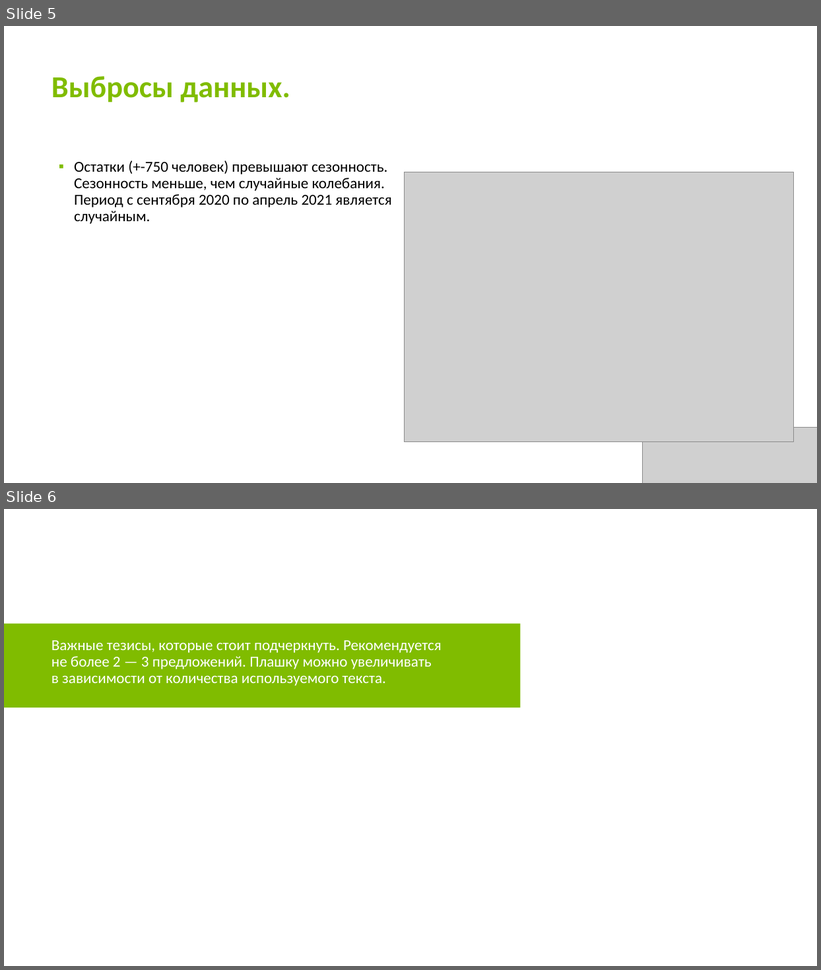
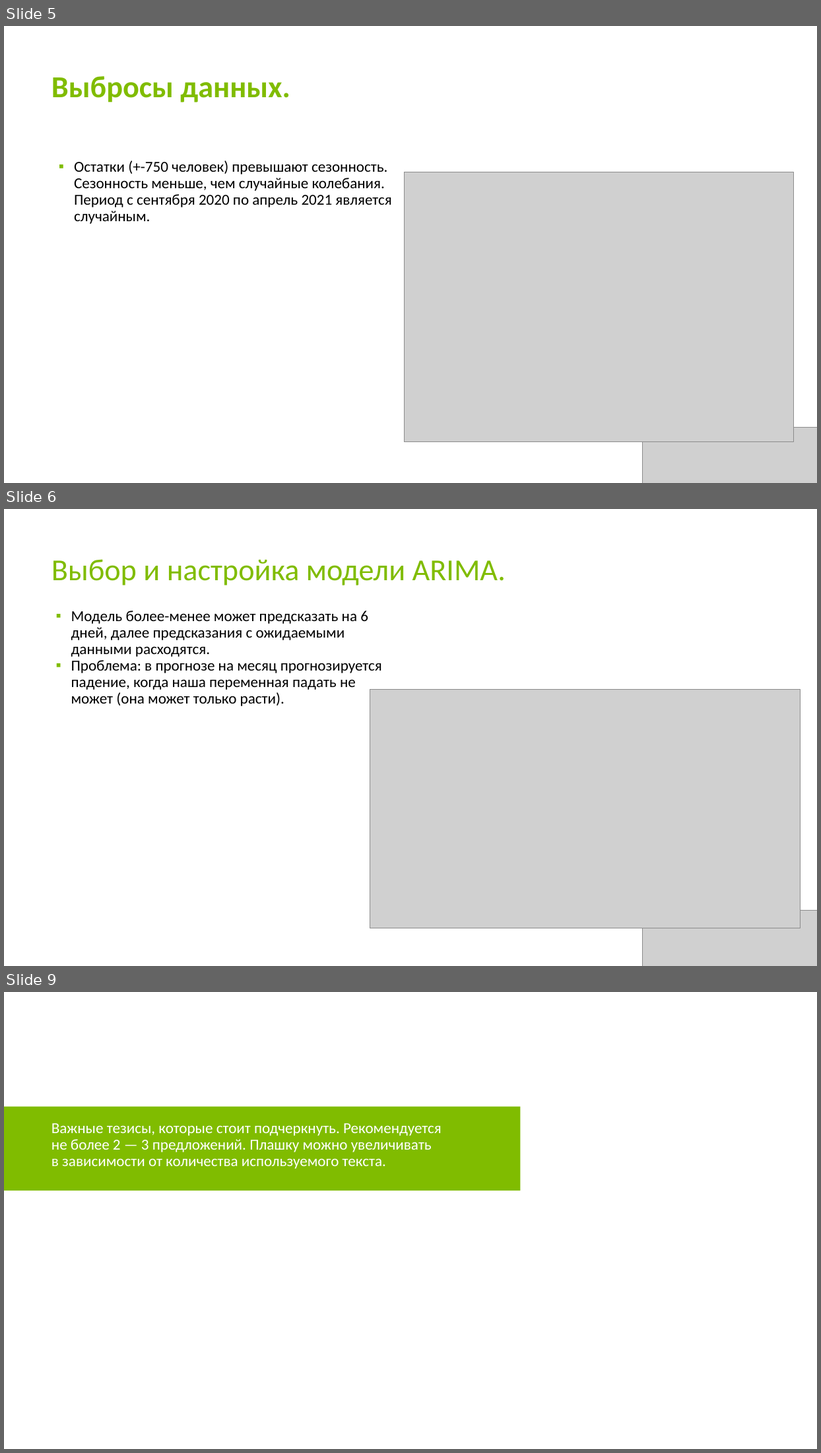
Before and after one commit to KseniyaSilenkova/-Final_examination_Switzerland, a slide deck: Презентация.pptx. Shown one above the other, each under a label of ours: slides 5 and 6 before the commit, slides 5, 6 and 9 after it; the slides between them are not shown. The pictures are 821x970 and 821x1453 pixels, drawn with LibreOffice and Linux fonts; fonts in the diff are those of the drawing; grey boxes stand for pictures. Boxes give left, top, right and bottom in pixels: in the first picture for what was removed or moved away, otherwise in the second. Text is boxed around its words. In the diff, an @@ line names an element or a change of style, - is before the commit and + after.

```diff
--- a/Презентация.pptx
+++ b/Презентация.pptx
@@ slide 6 added at (4, 509, 817, 966), background #FFFFFF @@
@@ title added at (52, 559, 506, 586), 36 pt, text #80BC00 @@
+Выбор и настройка модели ARIMA.
@@ text added at (71, 611, 382, 706), 18 pt, text #000000 @@
+▪ Модель более-менее может предсказать на 6 дней, далее предсказания с ожидаемыми данными расходятся.
+▪ Проблема: в прогнозе на месяц прогнозируется падение, когда наша переменная падать не может (она может только расти).
@@ picture added at (370, 690, 801, 929) @@
@@ picture added at (643, 911, 817, 966) @@
@@ what was slide 6 is now slide 9 @@
```
Also in this commit, not shown: 1 slide changed, 2 other slides added.
